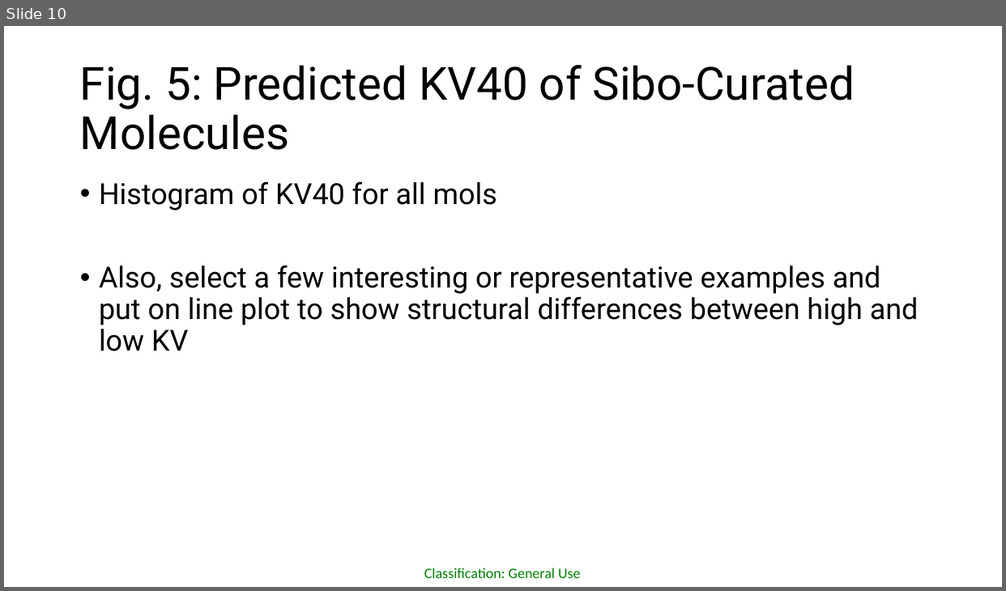
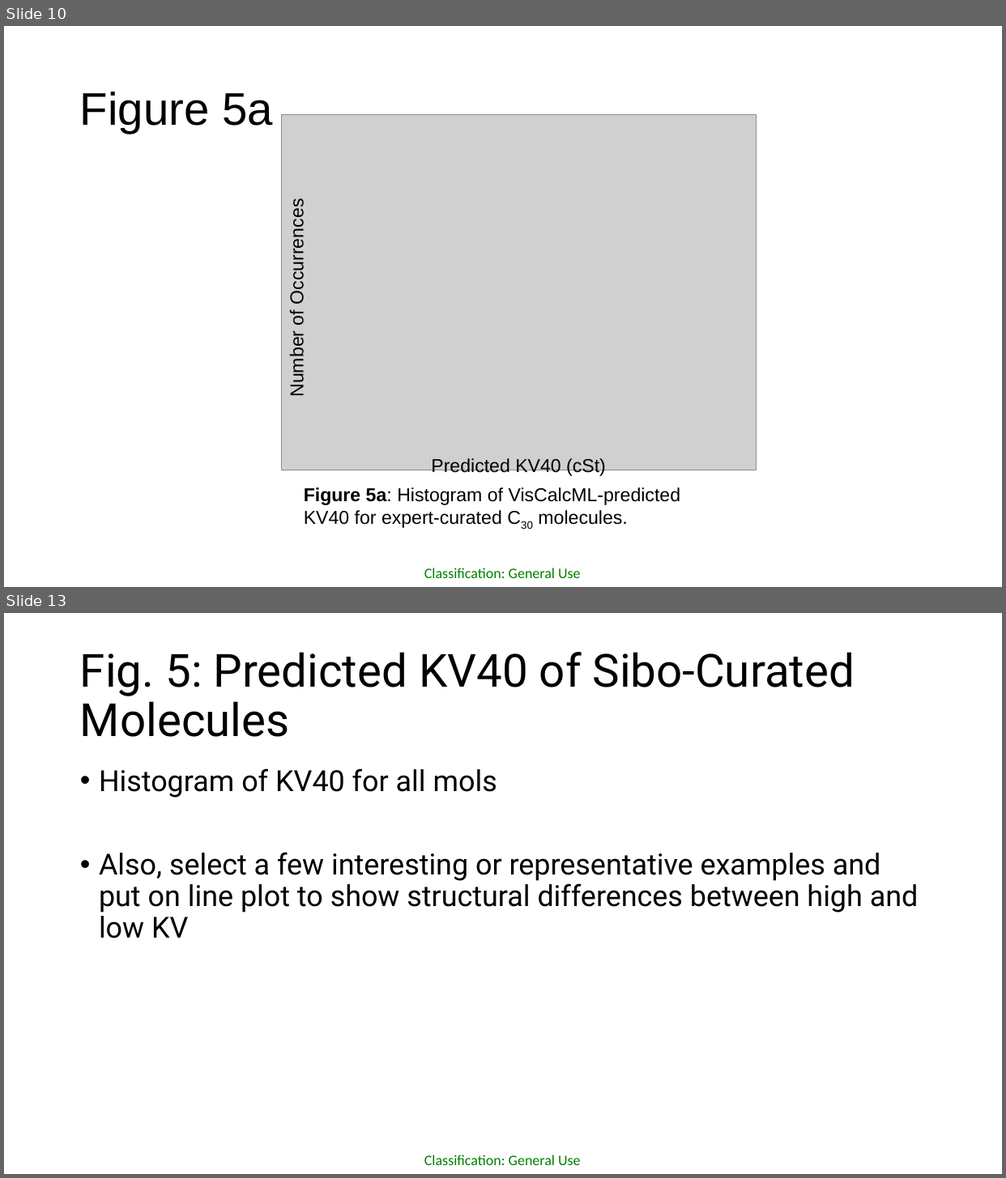
Before and after one commit to sibo/sibo.github.io, a slide deck: Manuscript/VisCalcML Figures.pptx. Shown one above the other, each under a label of ours: slide 10 before the commit, slides 10 and 13 after it; the slides between them are not shown. The pictures are 1006x591 and 1006x1178 pixels, drawn with LibreOffice and Linux fonts; fonts in the diff are those of the drawing; grey boxes stand for pictures. Boxes give left, top, right and bottom in pixels: in the first picture for what was removed or moved away, otherwise in the second. Text is boxed around its words. In the diff, an @@ line names an element or a change of style, - is before the commit and + after.

```diff
--- a/Manuscript/VisCalcML Figures.pptx
+++ b/Manuscript/VisCalcML Figures.pptx
@@ slide 10 added at [4, 26, 1002, 587], background #FFFFFF; not listed: 1 template element that a slide beside it also shows @@
@@ title added at [80, 92, 274, 133], 44 pt, text #000000 @@
+Figure 5a
@@ picture added at [281, 114, 756, 471] @@
@@ text added at [287, 209, 308, 395], 18 pt, text #000000 @@
+Number of Occurrences
@@ text added at [431, 459, 606, 477], 18 pt, text #000000 @@
+Predicted KV40 (cSt)
@@ text added at [304, 488, 681, 528], 18 pt, text #000000 @@
+Figure 5a: Histogram of VisCalcML-predicted KV40 for expert-curated C30 molecules.
@@ what was slide 10 is now slide 13 @@
```
Also in this commit, not shown: 2 other slides added.
